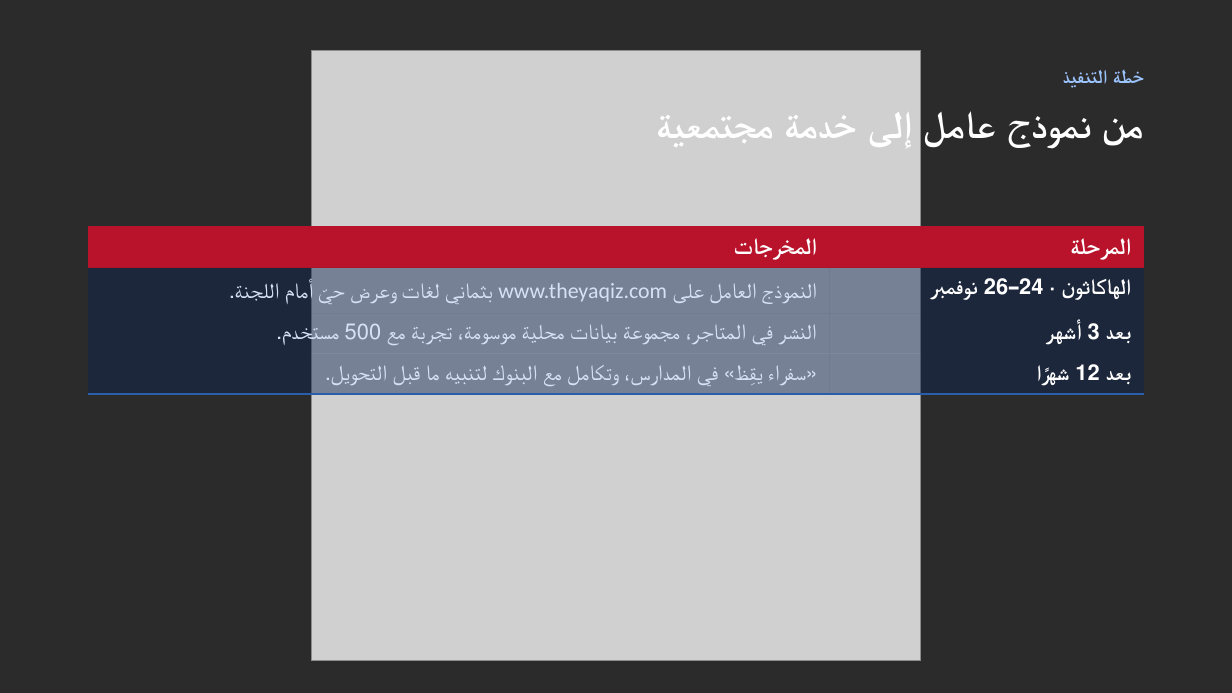
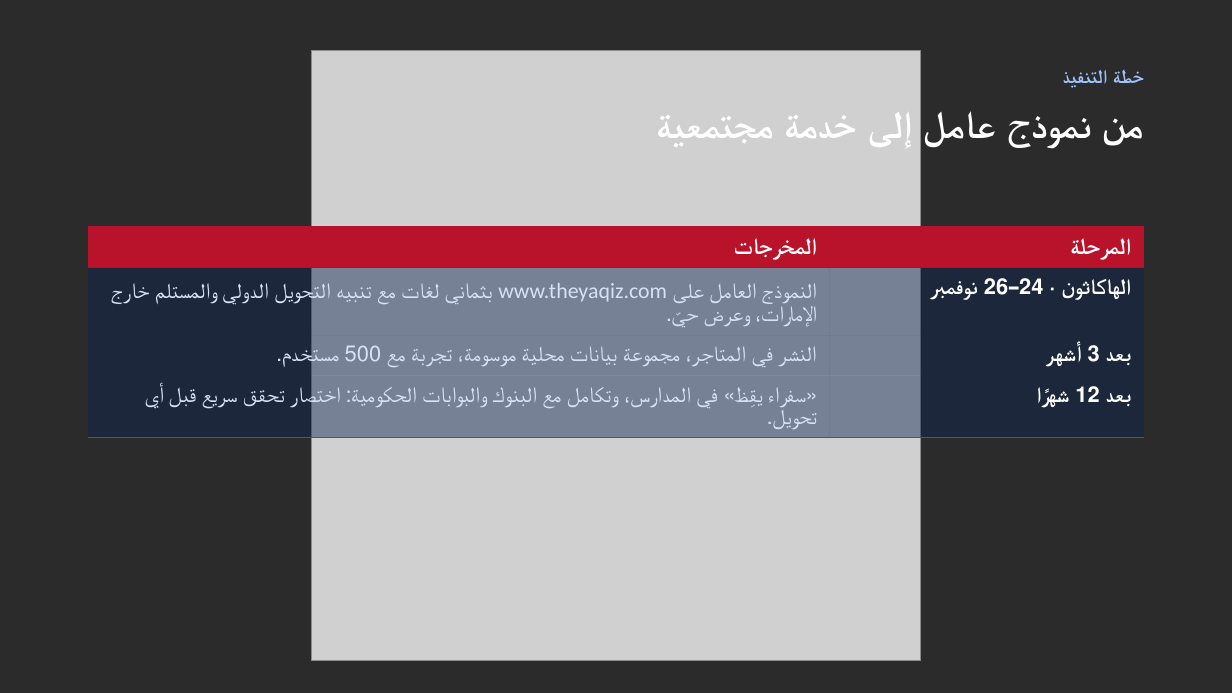
Before and after one commit to Heavy70/TheYaqiz, a slide deck: slide 28 of docs/TheYaqiz-Presentation-EN-AR.pptx. Drawn at 1232x693 pixels with LibreOffice and Linux fonts; fonts in the diff are those of the drawing; grey boxes stand for pictures; background and template pictures are left out; a plain dark background stands for a picture behind light text. Boxes give left, top, right and bottom in pixels: in the first picture for what was removed or moved away, otherwise in the second. Text is boxed around its words. In the diff, an @@ line names an element or a change of style, - is before the commit and + after.

```diff
--- a/docs/TheYaqiz-Presentation-EN-AR.pptx
+++ b/docs/TheYaqiz-Presentation-EN-AR.pptx
@@ table at (x1=88, y1=226, x2=1144, y2=530) @@
-row 2, column 1: النموذج العامل على www.theyaqiz.com بثماني لغات وعرض حيّ أمام اللجنة.
+row 2, column 1: النموذج العامل على www.theyaqiz.com بثماني لغات مع تنبيه التحويل الدولي والمستلم خارج الإمارات، وعرض حيّ.
-row 4, column 1: «سفراء يقِظ» في المدارس، وتكامل مع البنوك لتنبيه ما قبل التحويل.
+row 4, column 1: «سفراء يقِظ» في المدارس، وتكامل مع البنوك والبوابات الحكومية: اختصار تحقق سريع قبل أي تحويل.
```
Also in this commit, not shown: 1 other slide changed, 8 other files.
